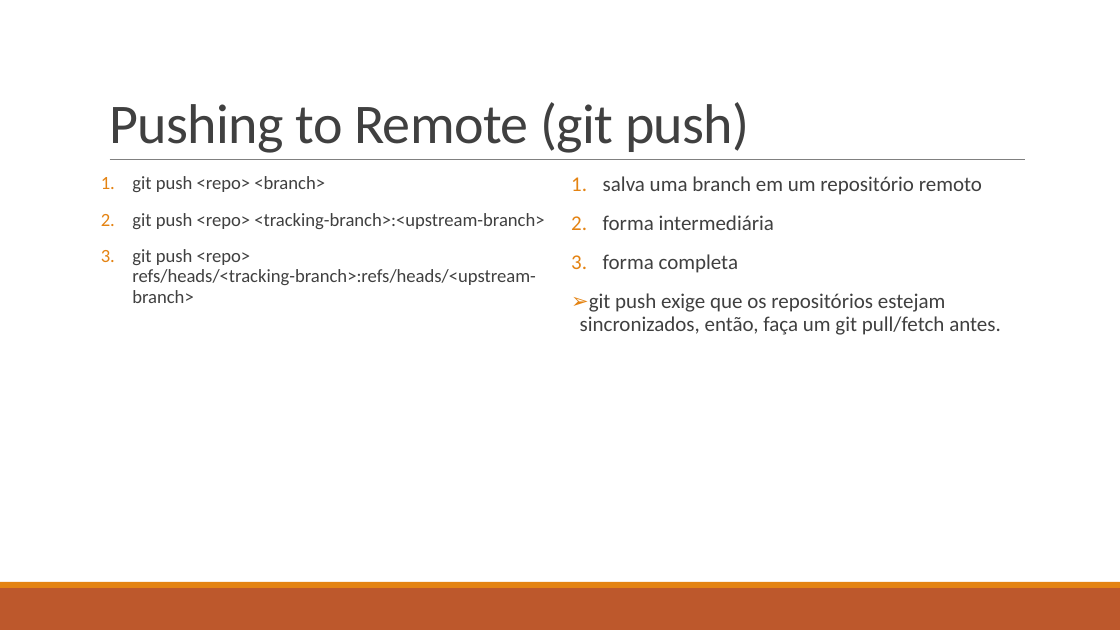
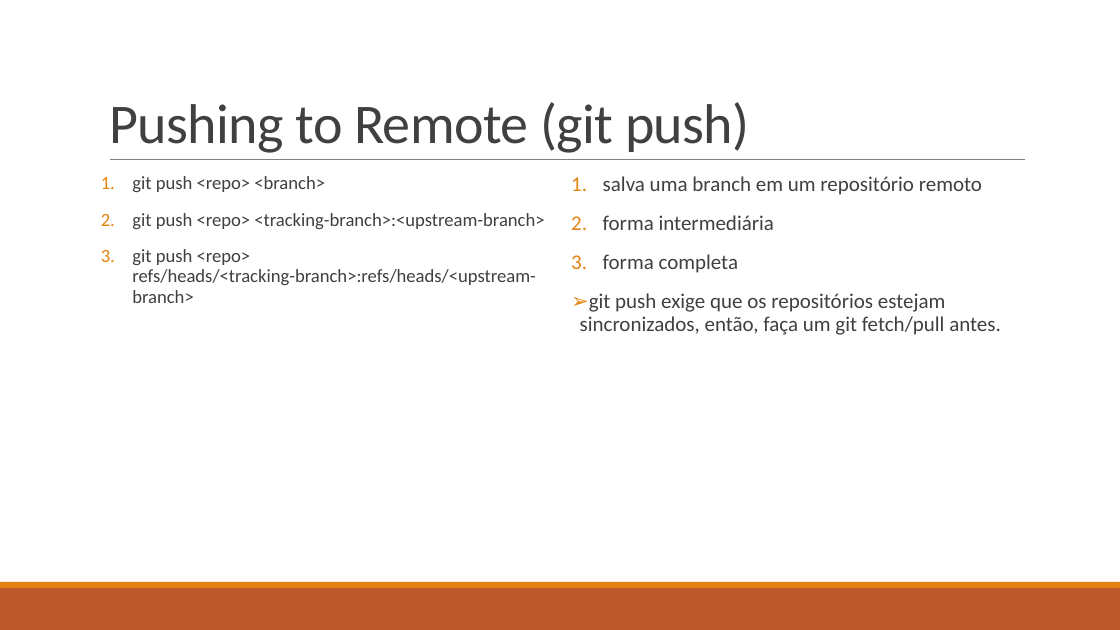
Before and after one commit to ekson73/Docs, a slide deck: slide 58 of Projeto VEK - GIT 4 VEK.pptx (slide 57 before the commit). Drawn at 1120x630 pixels with LibreOffice and Linux fonts; fonts in the diff are those of the drawing. Boxes give left, top, right and bottom in pixels: in the first picture for what was removed or moved away, otherwise in the second. Text is boxed around its words. In the diff, an @@ line names an element or a change of style, - is before the commit and + after.

```diff
--- a/Projeto VEK - GIT 4 VEK.pptx
+++ b/Projeto VEK - GIT 4 VEK.pptx
@@ text at (580, 293, 1001, 335): text changed @@
-➢ git push exige que os repositórios estejam sincronizados, então, faça um git pull/fetch antes.
+➢ git push exige que os repositórios estejam sincronizados, então, faça um git fetch/pull antes.
```
Also in this commit, not shown: 9 other slides changed, 12 slides added, 5 slides removed, 1 other file.
